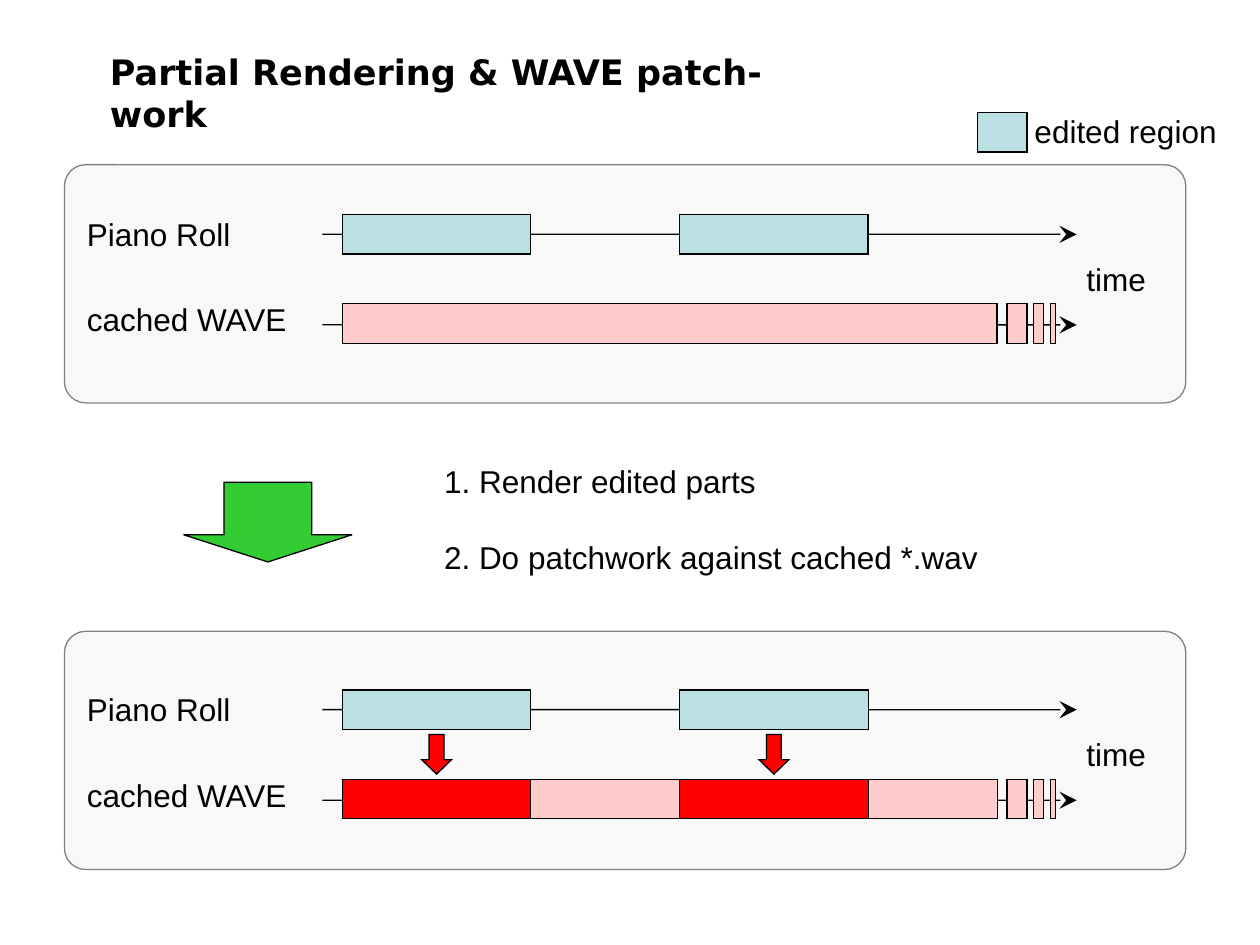
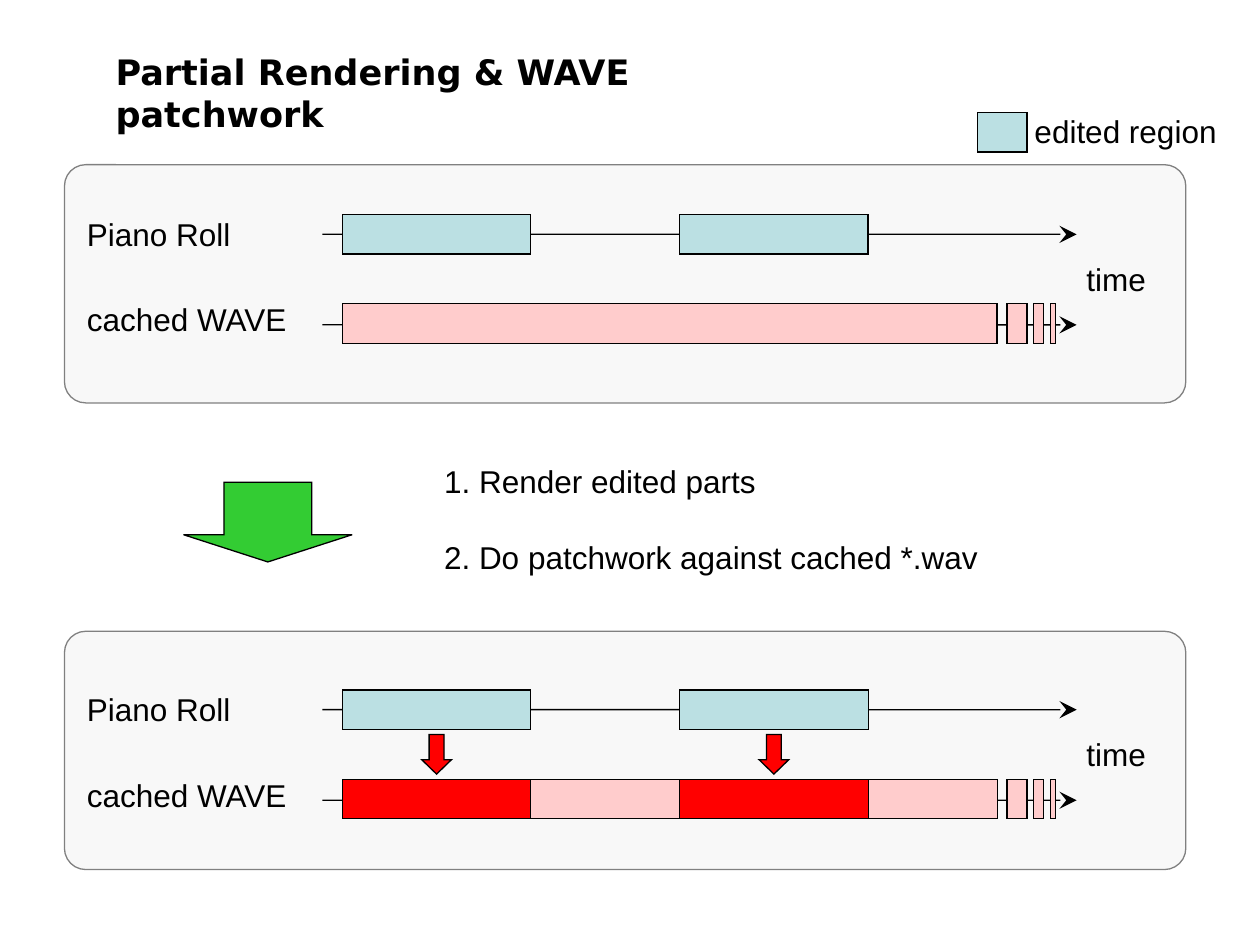
Before and after one commit to cadencii/cadencii, a slide deck: slide 1 of rendering_system_of_cadencii.ppt. Drawn at 1260x945 pixels with LibreOffice and Linux fonts; fonts in the diff are those of the drawing. Boxes give left, top, right and bottom in pixels: in the first picture for what was removed or moved away, otherwise in the second. Text is boxed around its words. In the diff, an @@ line names an element or a change of style, - is before the commit and + after.

```diff
--- a/rendering_system_of_cadencii.ppt
+++ b/rendering_system_of_cadencii.ppt
@@ text at [116,58,630,135]: text changed @@
-Partial Rendering & WAVE patch-work
+Partial Rendering & WAVE patchwork
```
Also in this commit, not shown: 1 slide added, 1 slide removed, 1 other file.
